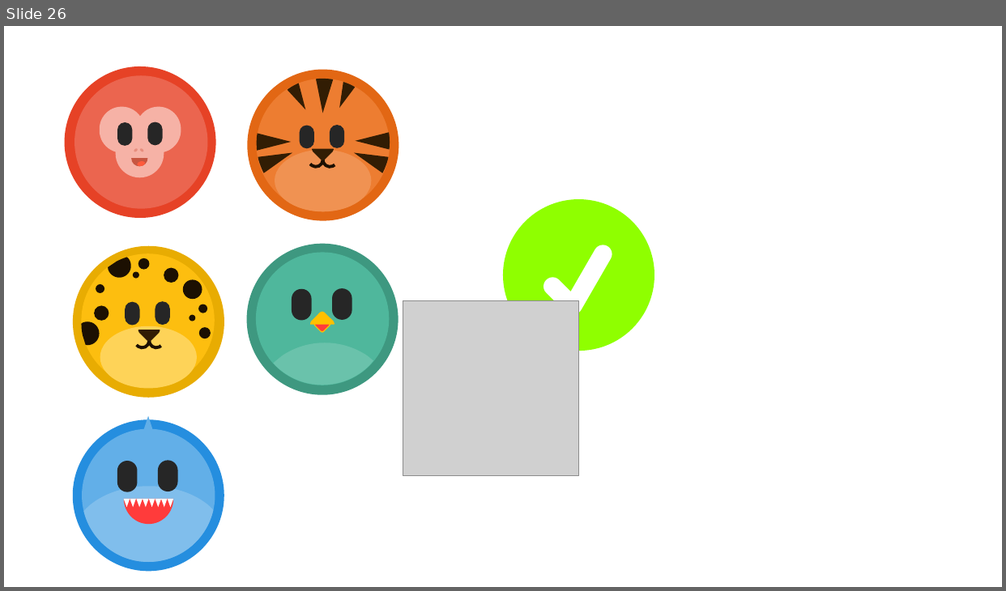
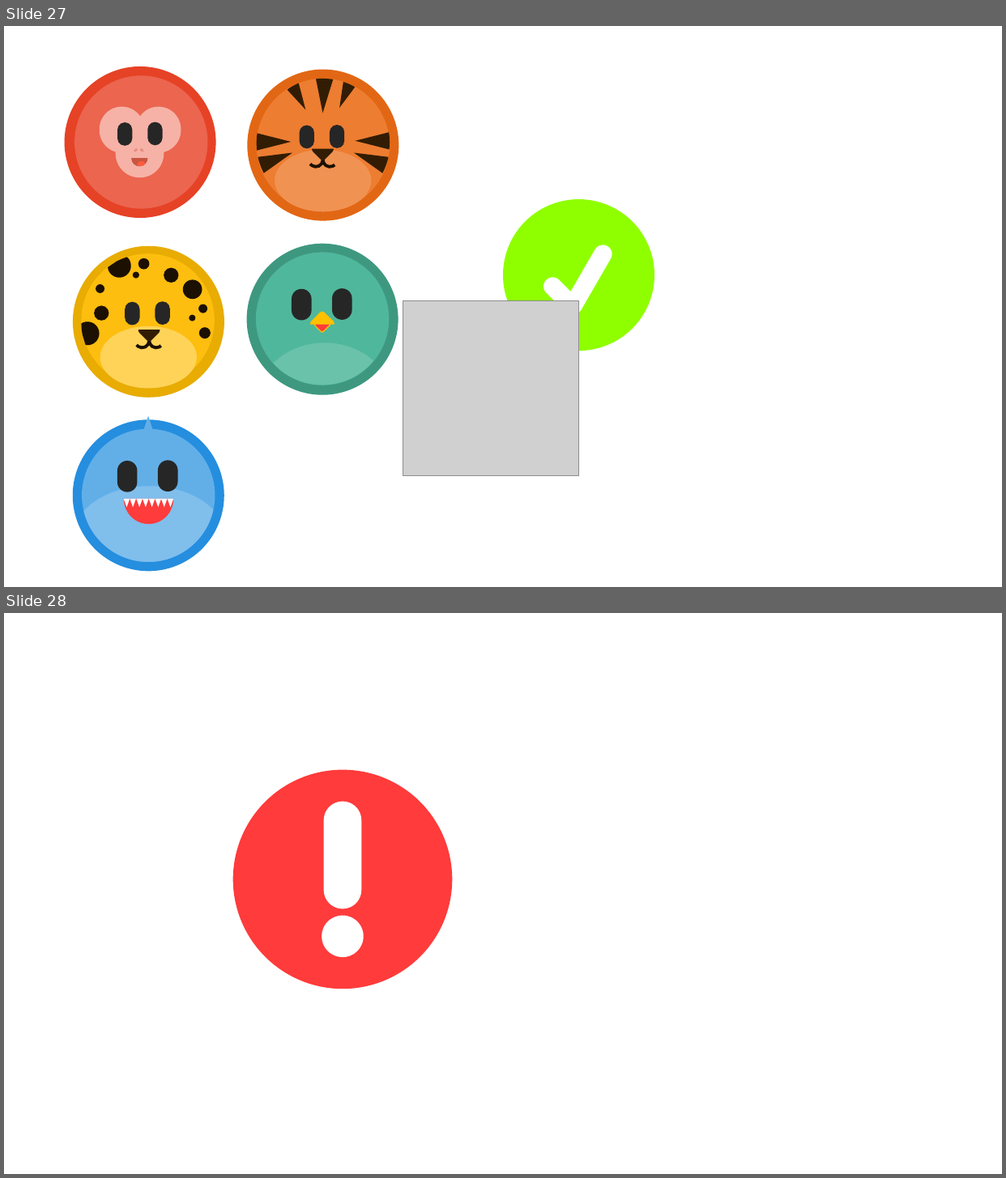
Before and after one commit to pedrogmo/projetopp2, a slide deck: slide/Apresentação1.pptx. Shown one above the other, each under a label of ours: slide 26 before the commit, slides 27 and 28 after it. The pictures are 1006x591 and 1006x1178 pixels, drawn with LibreOffice and Linux fonts; fonts in the diff are those of the drawing; grey boxes stand for pictures. Boxes give left, top, right and bottom in pixels: in the first picture for what was removed or moved away, otherwise in the second. Text is boxed around its words. In the diff, an @@ line names an element or a change of style, - is before the commit and + after.

```diff
--- a/slide/Apresentação1.pptx
+++ b/slide/Apresentação1.pptx
@@ slide 28 added at (x1=4, y1=613, x2=1002, y2=1174), background #FFFFFF @@
@@ ellipse added at (x1=233, y1=770, x2=453, y2=990), fill #FF3B3B @@
@@ rounded rectangle added at (x1=324, y1=802, x2=361, y2=909), fill #FFFFFF @@
@@ ellipse added at (x1=322, y1=915, x2=364, y2=957), fill #FFFFFF @@
@@ what was slide 26 is now slide 27 @@
```
Also in this commit, not shown: 2 other slides added, 1 slide removed, 13 other files.
